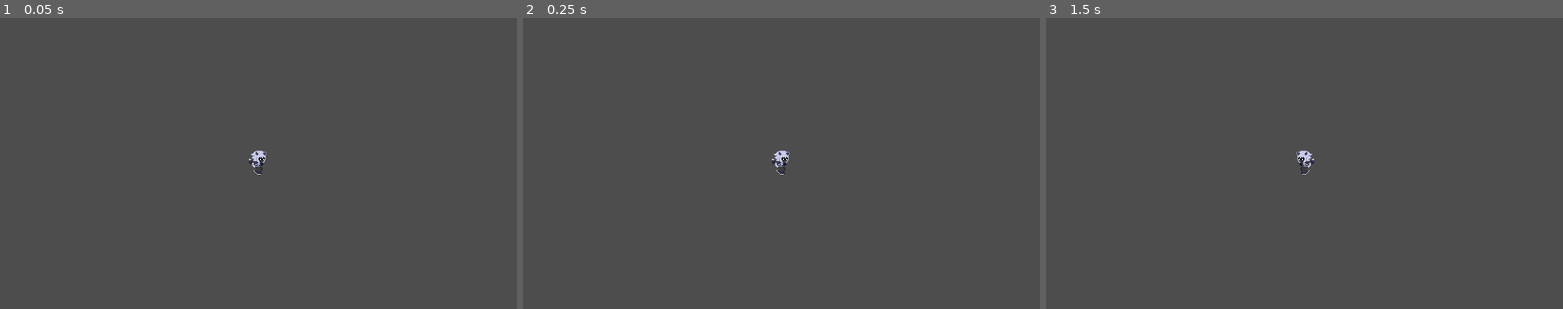
Above: before the commit, frames 1-3 (left to right).
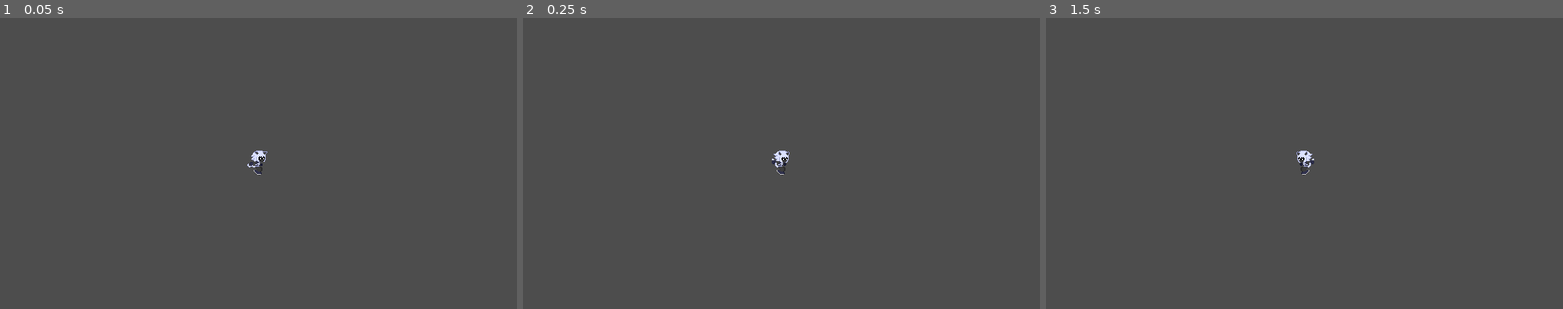
Above: after the commit, the same moments.

Repository: Cucumber-Maki/GGJ-Ports-MMU-2026
Game: Godot game, scene res://Scenes/gay_me.tscn
The game is run twice, just before and just after one commit, with the same random seed, the same clock (stepped at 60 frames per second) and the same inputs.
Inputs:
- Up to frame 1 (0.05 s): no input
- Up to frame 2 (0.25 s): no input
- Up to frame 3 (1.5 s): tap Enter at 0.5 s; hold D (PlayerRight) 0.53-1.28 s; tap J (PlayerJump) at 0.77 s; tap Space at 1.25 s; hold A (PlayerLeft) from 1.28 s (still down)

The runs differ from the first frame. In frame 1, less than 0.1% of the frame differs, in the area x 47-52%, y 45-52%; in frame 2, less than 0.1%; in frame 3, less than 0.1%.

Commit message:
COLORS
spectrum stuffff

Diff:
--- a/assets/objects/balloon/balloon.gd
+++ b/assets/objects/balloon/balloon.gd
@@ -4,5 +4,5 @@
 	var player := body as Player;
 	if (player == null): return;
 
-	# player.set_color(...);
-	explode();
+	if (player.set_color(spectrum_color)):
+		explode();
--- /dev/null
+++ b/assets/objects/balloon/balloon.tres
@@ -0,0 +1,10 @@
+[gd_resource type="ShaderMaterial" format=3 uid="uid://ddofvlfe5xygn"]
+
+[ext_resource type="Shader" uid="uid://bmm7movqbc53f" path="res://assets/objects/spectrum.gdshader" id="1_bffmx"]
+[ext_resource type="Texture2D" uid="uid://bvafgvp7oixuo" path="res://assets/objects/balloon/balloon_white.png" id="2_7u0rj"]
+
+[resource]
+shader = ExtResource("1_bffmx")
+shader_parameter/u_spectrumColor = Color(0.7254902, 0.7411765, 0.7411765, 1)
+shader_parameter/u_glow = 1.5
+shader_parameter/u_white = ExtResource("2_7u0rj")
--- a/assets/objects/booster/booster.gd
+++ b/assets/objects/booster/booster.gd
@@ -1,11 +1,20 @@
 extends Area2D
+
+@export var spectrum_color : Player.Spectrum = Player.Spectrum.White;
 
 @export var speed_set : float = 800.0;
 @export_range(-1, 1) var direction : int = 0;
 
+func _ready() -> void:
+	Entity.cache_spectrum_material($Sprite, spectrum_color);
+	Player.bind_on_spectrum_color_change(func (color):
+		$Sprite.play("Active" if (color == spectrum_color) else "Disabled");
+	);
+
 func _on_body_entered(body: Node2D) -> void:
 	var player := body as Player;
 	if (player == null): return;
+	if (!player.spectrum_can_interact(spectrum_color)): return;
 
 	if (direction == 0):
 		if (absf(player.get_momentum().x) < speed_set):
--- /dev/null
+++ b/assets/objects/booster/booster.tres
@@ -0,0 +1,10 @@
+[gd_resource type="ShaderMaterial" format=3 uid="uid://mjeritvpy34p"]
+
+[ext_resource type="Shader" uid="uid://bmm7movqbc53f" path="res://assets/objects/spectrum.gdshader" id="1_avfq8"]
+[ext_resource type="Texture2D" uid="uid://dmx4t5mev8aai" path="res://assets/objects/booster/booster_white.png" id="2_i5ss6"]
+
+[resource]
+shader = ExtResource("1_avfq8")
+shader_parameter/u_spectrumColor = Color(0.7254902, 0.7411765, 0.7411765, 1)
+shader_parameter/u_glow = 1.5
+shader_parameter/u_white = ExtResource("2_i5ss6")
--- a/assets/objects/drone/drone.gd
+++ b/assets/objects/drone/drone.gd
@@ -8,4 +8,5 @@
 	if (player == null): return;
 
 	player.set_momentum(Vector2.UP.rotated(rotation) * force, true, Vector2(horizontal, 0.0));
+	player.set_color(spectrum_color);
 	explode();
--- /dev/null
+++ b/assets/objects/drone/drone.tres
@@ -0,0 +1,10 @@
+[gd_resource type="ShaderMaterial" format=3 uid="uid://cgvx5dwqhsg1n"]
+
+[ext_resource type="Shader" uid="uid://bmm7movqbc53f" path="res://assets/objects/spectrum.gdshader" id="1_jbh4v"]
+[ext_resource type="Texture2D" uid="uid://dw7boochdwmy0" path="res://assets/objects/drone/drone_white.png" id="2_g4xc8"]
+
+[resource]
+shader = ExtResource("1_jbh4v")
+shader_parameter/u_spectrumColor = Color(0.7254902, 0.7411765, 0.7411765, 1)
+shader_parameter/u_glow = 1.5
+shader_parameter/u_white = ExtResource("2_g4xc8")
--- a/assets/objects/entity/entity.gd
+++ b/assets/objects/entity/entity.gd
@@ -1,26 +1,56 @@
 extends Area2D
 class_name Entity
 
+@export var spectrum_color : Player.Spectrum = Player.Spectrum.White;
 @export var respawnable : bool = true;
 @export var respawnTimer : float = 8.0;
 
 const respawnerPrefab := preload("res://assets/objects/entity/respawner.tscn");
 const explosionPrefab := preload("res://assets/objects/entity/explosion.tscn");
 
+var _defaultProperties :Dictionary = {};
+
+func _ready() -> void:
+	update_material();
+	for key in get_property_list():
+		_defaultProperties.set(key.name, get(key.name));
+
+
+static var material_cache : Dictionary = {};
+func update_material() -> void:
+	var sprites := find_children("*", "AnimatedSprite2D");
+	for sprite : AnimatedSprite2D in sprites:
+		cache_spectrum_material(sprite, spectrum_color);
+
+static func cache_spectrum_material(sprite : AnimatedSprite2D, color : Player.Spectrum) -> void:
+	if (sprite == null || sprite.material == null): return;
+	var rid := sprite.material.get_rid();
+	if (!material_cache.has(rid)):
+		material_cache.set(rid, {});
+	var cache := material_cache.get(rid) as Dictionary;
+
+	if (!cache.has(color)):
+		var mat := sprite.material.duplicate() as ShaderMaterial;
+		mat.set_shader_parameter("u_spectrumColor", Player.get_spectrum_color(color));
+		cache.set(color, mat);
+	sprite.material = cache.get(color);
+
 func explode() -> void:
 	if (respawnable):
 		var repawner := respawnerPrefab.instantiate() as Respawner;
 		var sceneFile := self.scene_file_path;
-		var location := transform;
 		var parent := self.get_parent();
+		var defualtProperties := _defaultProperties;
 		repawner.onRespawn.connect(func():
 			var node := load(sceneFile).instantiate() as Node2D;
-			node.transform = location;
+			for key in defualtProperties.keys():
+				node.set(key, defualtProperties.get(key));
 			parent.add_child(node);
 		);
 		get_tree().root.add_child(repawner)
 
-	var explosion := explosionPrefab.instantiate() as Node2D;
+	var explosion := explosionPrefab.instantiate() as AnimatedSprite2D;
+	cache_spectrum_material(explosion, spectrum_color);
 	get_tree().root.add_child(explosion)
 	explosion.position = position;
 
--- /dev/null
+++ b/assets/objects/entity/explosion.tres
@@ -0,0 +1,10 @@
+[gd_resource type="ShaderMaterial" format=3 uid="uid://cusx3ect16abm"]
+
+[ext_resource type="Shader" uid="uid://bmm7movqbc53f" path="res://assets/objects/spectrum.gdshader" id="1_3xrsw"]
+[ext_resource type="Texture2D" uid="uid://dj17ohx6fwoj0" path="res://assets/objects/entity/explode_white.png" id="2_uaqe5"]
+
+[resource]
+shader = ExtResource("1_3xrsw")
+shader_parameter/u_spectrumColor = Color(0.7254902, 0.7411765, 0.7411765, 1)
+shader_parameter/u_glow = 1.5
+shader_parameter/u_white = ExtResource("2_uaqe5")
--- a/assets/objects/entity/explosion.tscn
+++ b/assets/objects/entity/explosion.tscn
@@ -1,6 +1,7 @@
 [gd_scene format=3 uid="uid://dm02worappf8s"]
 
 [ext_resource type="Texture2D" uid="uid://bq508hdrv4eau" path="res://assets/objects/entity/explode.png" id="1_3rrfx"]
+[ext_resource type="Material" uid="uid://cusx3ect16abm" path="res://assets/objects/entity/explosion.tres" id="1_w63w0"]
 [ext_resource type="Script" uid="uid://2w4r5o7pfr1f" path="res://assets/objects/entity/explosion.gd" id="2_we8bg"]
 
 [sub_resource type="AtlasTexture" id="AtlasTexture_we8bg"]
@@ -47,6 +48,7 @@
 }]
 
 [node name="Explosion" type="AnimatedSprite2D" unique_id=1840794000]
+material = ExtResource("1_w63w0")
 sprite_frames = SubResource("SpriteFrames_aav73")
 animation = &"Explosion"
 autoplay = "Explosion"
--- /dev/null
+++ b/assets/objects/spectrum.gdshader
@@ -0,0 +1,9 @@
+shader_type canvas_item;
+
+uniform vec4 u_spectrumColor : source_color = vec4(0.72549019607, 0.74117647058, 0.74117647058, 1.0);
+uniform float u_glow = 1.5;
+uniform sampler2D u_white : hint_default_black, filter_nearest;
+
+void fragment() {
+	COLOR = mix(COLOR, COLOR * u_spectrumColor * u_glow, texture(u_white, UV).a);
+}
--- a/assets/objects/spring/spring.gd
+++ b/assets/objects/spring/spring.gd
@@ -1,12 +1,21 @@
 extends Area2D
+
+@export var spectrum_color : Player.Spectrum = Player.Spectrum.White;
 
 @export var force : float = 700.0;
 @export_range(0.0, 2.0) var horizontal : float = 0.0;
 @export var center_player : bool = false;
 
+func _ready() -> void:
+	Entity.cache_spectrum_material($Sprite, spectrum_color);
+	Player.bind_on_spectrum_color_change(func (color):
+		$Sprite.play("Idle" if (color == spectrum_color) else "Disabled");
+	);
+
 func _on_body_entered(body: Node2D) -> void:
 	var player := body as Player;
 	if (player == null): return;
+	if (!player.spectrum_can_interact(spectrum_color)): return;
 
 	player.set_momentum(Vector2.UP.rotated(rotation) * force, true, Vector2(horizontal, 0.0));
 	if (center_player):
--- /dev/null
+++ b/assets/objects/spring/spring.tres
@@ -0,0 +1,10 @@
+[gd_resource type="ShaderMaterial" format=3 uid="uid://diw86t7gkhls0"]
+
+[ext_resource type="Shader" uid="uid://bmm7movqbc53f" path="res://assets/objects/spectrum.gdshader" id="1_qqqma"]
+[ext_resource type="Texture2D" uid="uid://cstcm3yiaxirc" path="res://assets/objects/spring/spring_white.png" id="2_wihug"]
+
+[resource]
+shader = ExtResource("1_qqqma")
+shader_parameter/u_spectrumColor = Color(1, 1, 1, 1)
+shader_parameter/u_glow = 1.5
+shader_parameter/u_white = ExtResource("2_wihug")
--- a/assets/player/player.gd
+++ b/assets/player/player.gd
@@ -1,5 +1,6 @@
 extends RigidBody2D
 class_name Player;
+static var s_instance : Player = null;
 
 @export_group("Movement Properties", "movement_")
 @export var movement_speed : float = 600.0;
@@ -38,6 +39,38 @@
 @export_group("Collision Properties", "collision_")
 @onready var collision_collider_size : float = ($CollisionShape2D.shape as CircleShape2D).radius;
 
+enum Spectrum {
+	White,
+	Red, Green, Blue,
+};
+var _spectrum_color = Spectrum.White;
+signal on_spectrum_color_change(color : Spectrum);
+
+static func get_spectrum_color(color : Spectrum) -> Color:
+	match (color):
+		Spectrum.Red: return Color("ff3a51");
+		Spectrum.Green: return Color("6ccd34");
+		Spectrum.Blue: return Color("0081ff");
+	return Color("b9bdbd");
+
+func set_color(color : Spectrum, force : bool = false) -> bool:
+	if (color == Spectrum.White && !force): return false;
+	if (_spectrum_color == color): return false;
+	_spectrum_color = color;
+	($Cat.material as ShaderMaterial).set_shader_parameter("u_spectrumColor", get_spectrum_color(_spectrum_color));
+	on_spectrum_color_change.emit(_spectrum_color);
+	return true;
+
+func get_color() -> Color:
+	return get_spectrum_color(_spectrum_color);
+
+func spectrum_can_interact(color : Spectrum) -> bool:
+	return color == Spectrum.White || color == _spectrum_color;
+
+static func bind_on_spectrum_color_change(callback : Callable) -> void:
+	callback.call(s_instance._spectrum_color);
+	s_instance.on_spectrum_color_change.connect(callback);
+
 #######################################################################################################
 # Player inputs.
 
@@ -51,6 +84,9 @@
 
 #######################################################################################################
 # Player behavour..
+
+func _ready() -> void:
+	s_instance = self;
 
 func _physics_process(delta: float) -> void:
 	if (jump_coyote_remaining_time > 0.0):
@@ -89,10 +125,12 @@
 			$Cat.play("Idle")
 	else:
 		# Air animations
-		if movement_momentum.y<0:
+		if movement_momentum.y < -50.0:
 			$Cat.play("Jump")
-		elif movement_momentum.y>0:
+		elif movement_momentum.y > 50.0:
 			$Cat.play("Descent")
+		else:
+			$Cat.play("Air_Neutral")
 
 	var movementInput := input_movement();
 	if (rail_ceiling_direction_last_input_on_ceiling):
--- /dev/null
+++ b/assets/player/player.tres
@@ -0,0 +1,10 @@
+[gd_resource type="ShaderMaterial" format=3 uid="uid://btcfxy3i1whxc"]
+
+[ext_resource type="Shader" uid="uid://bmm7movqbc53f" path="res://assets/objects/spectrum.gdshader" id="1_shdnh"]
+[ext_resource type="Texture2D" uid="uid://b1rgv0h564gqa" path="res://assets/player/CatWhite Sheet.png" id="2_frovk"]
+
+[resource]
+shader = ExtResource("1_shdnh")
+shader_parameter/u_spectrumColor = Color(0.7254902, 0.7411765, 0.7411765, 1)
+shader_parameter/u_glow = 1.5
+shader_parameter/u_white = ExtResource("2_frovk")
--- a/assets/player/player.tscn
+++ b/assets/player/player.tscn
@@ -1,13 +1,18 @@
 [gd_scene format=3 uid="uid://6parrbhukhll"]
 
 [ext_resource type="Script" uid="uid://ctpw52hg6yhkl" path="res://assets/player/player.gd" id="1_h6syq"]
-[ext_resource type="Texture2D" uid="uid://b400qevvnqd88" path="res://assets/player/Cat Sheet.png" id="2_h6syq"]
+[ext_resource type="Texture2D" uid="uid://chvighblm3ofe" path="res://assets/player/Cat Sheet.png" id="2_h6syq"]
+[ext_resource type="Material" uid="uid://btcfxy3i1whxc" path="res://assets/player/player.tres" id="2_v2miy"]
 
 [sub_resource type="PhysicsMaterial" id="PhysicsMaterial_4kn33"]
 friction = 0.0
 
 [sub_resource type="CircleShape2D" id="CircleShape2D_6v0g3"]
 radius = 16.0
+
+[sub_resource type="AtlasTexture" id="AtlasTexture_h6syq"]
+atlas = ExtResource("2_h6syq")
+region = Rect2(224, 0, 32, 32)
 
 [sub_resource type="AtlasTexture" id="AtlasTexture_v2miy"]
 atlas = ExtResource("2_h6syq")
@@ -41,9 +46,17 @@
 animations = [{
 "frames": [{
 "duration": 1.0,
+"texture": SubResource("AtlasTexture_h6syq")
+}],
+"loop": true,
+"name": &"Air_Neutral",
+"speed": 5.0
+}, {
+"frames": [{
+"duration": 1.0,
 "texture": SubResource("AtlasTexture_v2miy")
 }],
-"loop": true,
+"loop": false,
 "name": &"Damage",
 "speed": 5.0
 }, {
@@ -107,8 +120,9 @@
 debug_color = Color(0.9305849, 3.0418634e-05, 0.658194, 0.41960785)
 
 [node name="Cat" type="AnimatedSprite2D" parent="." unique_id=345007889]
+material = ExtResource("2_v2miy")
 sprite_frames = SubResource("SpriteFrames_m2mll")
-animation = &"Idle"
+animation = &"Air_Neutral"
 autoplay = "Idle"
 
 [node name="Camera2D" type="Camera2D" parent="." unique_id=1871343724]
--- a/prefabs/balloon.tscn
+++ b/prefabs/balloon.tscn
@@ -2,6 +2,7 @@
 
 [ext_resource type="Texture2D" uid="uid://bqtwjseio17su" path="res://assets/objects/balloon/balloon.png" id="1_do4bh"]
 [ext_resource type="Script" uid="uid://drjdkiu3s325a" path="res://assets/objects/balloon/balloon.gd" id="1_hi5ay"]
+[ext_resource type="Material" uid="uid://ddofvlfe5xygn" path="res://assets/objects/balloon/balloon.tres" id="1_n23tm"]
 
 [sub_resource type="RectangleShape2D" id="RectangleShape2D_qaeri"]
 size = Vector2(26, 32)
@@ -22,6 +23,7 @@
 }]
 
 [node name="Balloon" type="Area2D" unique_id=1386221435]
+material = ExtResource("1_n23tm")
 collision_layer = 8
 collision_mask = 2
 script = ExtResource("1_hi5ay")
@@ -31,6 +33,7 @@
 debug_color = Color(0.5723556, 0.5555106, 3.85046e-07, 0.41960785)
 
 [node name="Sprite" type="AnimatedSprite2D" parent="." unique_id=266181171]
+material = ExtResource("1_n23tm")
 sprite_frames = SubResource("SpriteFrames_n23tm")
 
 [connection signal="body_entered" from="." to="." method="_on_body_entered"]
--- a/prefabs/booster.tscn
+++ b/prefabs/booster.tscn
@@ -2,6 +2,7 @@
 
 [ext_resource type="Script" uid="uid://bu4sq7s5rsbj8" path="res://assets/objects/booster/booster.gd" id="1_ntwft"]
 [ext_resource type="Texture2D" uid="uid://7f2pbp5nvagt" path="res://assets/objects/booster/booster.png" id="1_whobl"]
+[ext_resource type="Material" uid="uid://mjeritvpy34p" path="res://assets/objects/booster/booster.tres" id="2_tyarw"]
 
 [sub_resource type="RectangleShape2D" id="RectangleShape2D_qaeri"]
 size = Vector2(28, 26)
@@ -65,6 +66,7 @@
 debug_color = Color(0.5723556, 0.5555106, 3.85046e-07, 0.41960785)
 
 [node name="Sprite" type="AnimatedSprite2D" parent="." unique_id=1366207942]
+material = ExtResource("2_tyarw")
 sprite_frames = SubResource("SpriteFrames_tdriq")
 animation = &"Active"
 autoplay = "Active"
--- a/prefabs/drone.tscn
+++ b/prefabs/drone.tscn
@@ -2,6 +2,7 @@
 
 [ext_resource type="Script" uid="uid://ct0e1itn0pb1l" path="res://assets/objects/drone/drone.gd" id="1_12ve3"]
 [ext_resource type="Texture2D" uid="uid://cdpd6225avqbe" path="res://assets/objects/drone/drone.png" id="2_fy04j"]
+[ext_resource type="Material" uid="uid://cgvx5dwqhsg1n" path="res://assets/objects/drone/drone.tres" id="2_t5og5"]
 
 [sub_resource type="RectangleShape2D" id="RectangleShape2D_qaeri"]
 size = Vector2(21, 22)
@@ -40,6 +41,7 @@
 debug_color = Color(0.5723556, 0.5555106, 3.85046e-07, 0.41960785)
 
 [node name="Sprite" type="AnimatedSprite2D" parent="." unique_id=818956688]
+material = ExtResource("2_t5og5")
 sprite_frames = SubResource("SpriteFrames_01hr8")
 animation = &"Drone"
 autoplay = "Drone"
--- a/prefabs/spring.tscn
+++ b/prefabs/spring.tscn
@@ -2,6 +2,7 @@
 
 [ext_resource type="Script" uid="uid://coxg2rjuq6u01" path="res://assets/objects/spring/spring.gd" id="1_5jb5k"]
 [ext_resource type="Texture2D" uid="uid://b1dgoxnbotgg5" path="res://assets/objects/spring/spring.png" id="2_4rtcv"]
+[ext_resource type="Material" uid="uid://diw86t7gkhls0" path="res://assets/objects/spring/spring.tres" id="2_ockrn"]
 
 [sub_resource type="RectangleShape2D" id="RectangleShape2D_qaeri"]
 size = Vector2(28, 26)
@@ -70,11 +71,10 @@
 debug_color = Color(0.5723556, 0.5555106, 3.85046e-07, 0.41960785)
 
 [node name="Sprite" type="AnimatedSprite2D" parent="." unique_id=704558908]
+material = ExtResource("2_ockrn")
 sprite_frames = SubResource("SpriteFrames_2sftf")
-animation = &"Bounce"
+animation = &"Idle"
 autoplay = "Idle"
-frame = 2
-frame_progress = 1.0
 
 [connection signal="body_entered" from="." to="." method="_on_body_entered"]
 [connection signal="animation_finished" from="Sprite" to="." method="_on_sprite_animation_finished"]
Binary file removed: Everything New/Cat Sheet.png
Not shown, removed: Everything New/Cat Sheet.png.import
Binary file removed: Everything New/Whites/CatWhite Sheet.png
Binary file changed: assets/objects/booster/booster.png
Not shown, added: assets/objects/spectrum.gdshader.uid
Binary file changed: assets/objects/spring/spring.png
Binary file changed: assets/objects/spring/spring_white.png
Binary file changed: assets/player/Cat Sheet.png
Not shown, changed: assets/player/Cat Sheet.png.import
Binary file added: assets/player/CatWhite Sheet.png
Not shown, changed: assets/player/CatWhite Sheet.png.import
